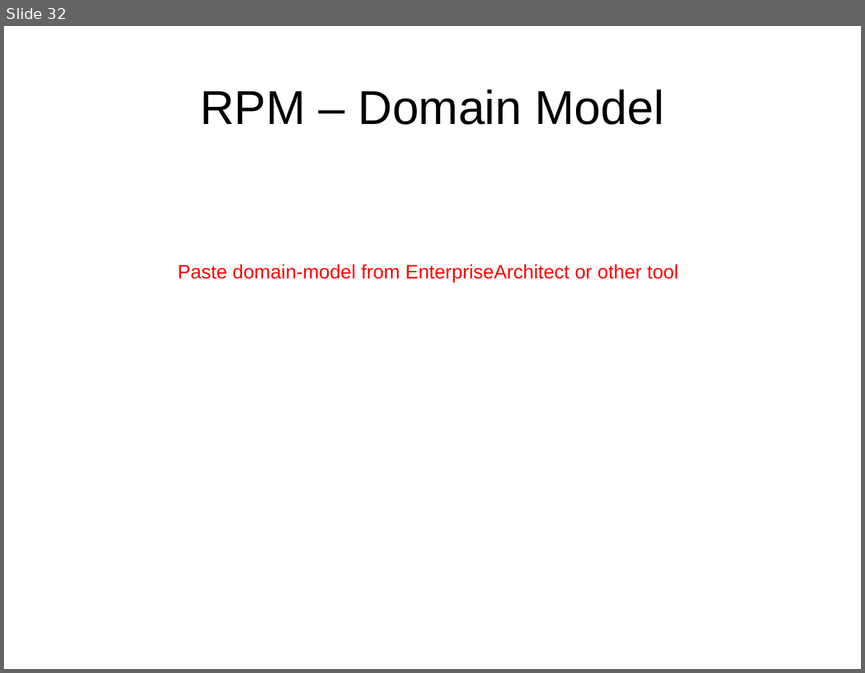
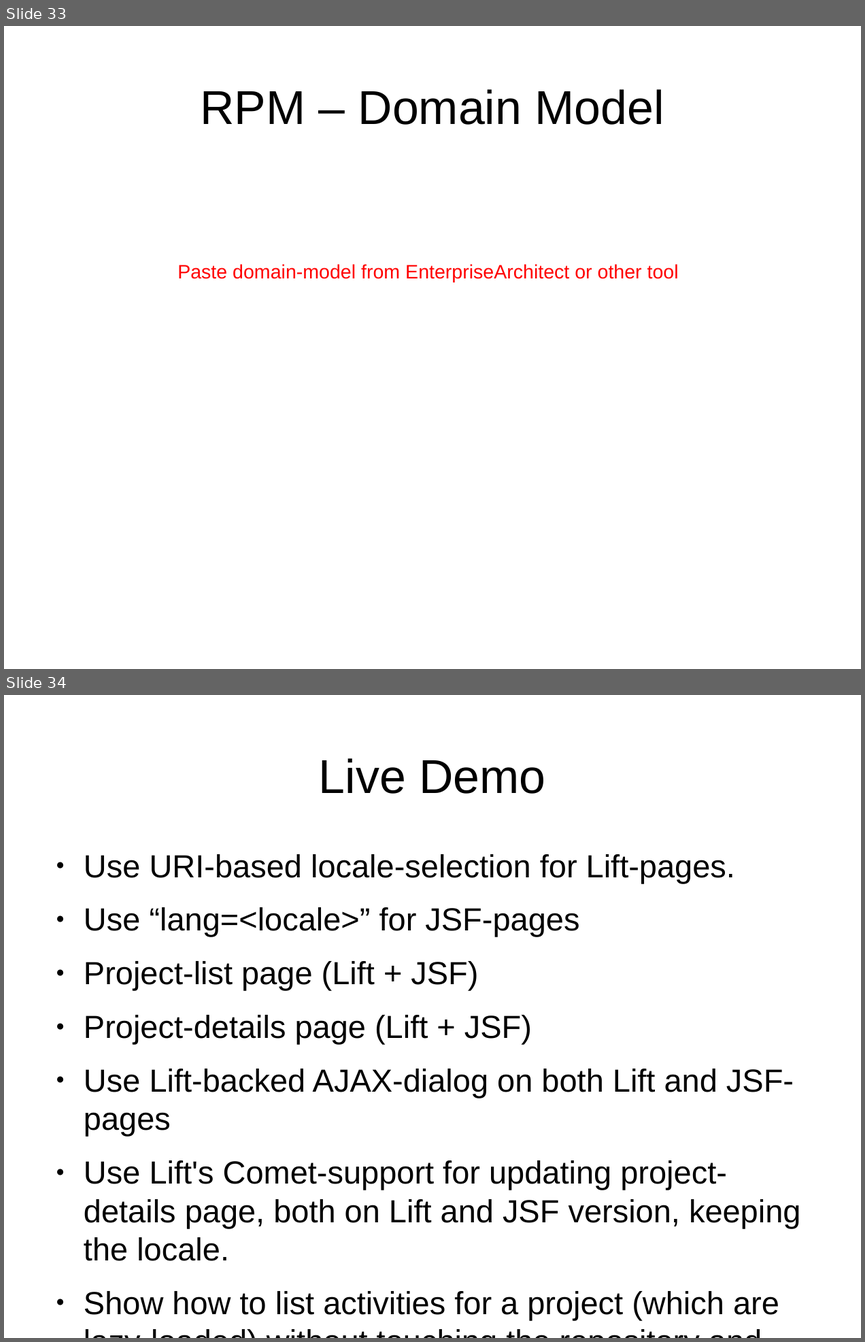
Before and after one commit to andreak/slol-2011, a slide deck: Scala-LiftOff-2011-lift-from-jee-perspective.odp. Shown one above the other, each under a label of ours: slide 32 before the commit, slides 33 and 34 after it. The pictures are 865x673 and 865x1342 pixels, drawn with LibreOffice and Linux fonts; fonts in the diff are those of the drawing. Boxes give left, top, right and bottom in pixels: in the first picture for what was removed or moved away, otherwise in the second. Text is boxed around its words. In the diff, an @@ line names an element or a change of style, - is before the commit and + after.

Commit message:
Updated

```diff
--- a/Scala-LiftOff-2011-lift-from-jee-perspective.odp
+++ b/Scala-LiftOff-2011-lift-from-jee-perspective.odp
@@ slide 34 added at (4, 695, 861, 1338), background #FFFFFF @@
@@ title added at (319, 758, 545, 794), 44 pt, text #000000 @@
+Live Demo
@@ text added at (84, 854, 801, 1320), 29.6 pt, text #000000 @@
+● Use URI-based locale-selection for Lift-pages.
+● Use “lang=<locale>” for JSF-pages
+● Project-list page (Lift + JSF)
+● Project-details page (Lift + JSF)
+● Use Lift-backed AJAX-dialog on both Lift and JSF-pages
+● Use Lift's Comet-support for updating project-details page, both on Lift and JSF version, keeping the locale.
+● Show how to list activities for a project (which are lazy-loaded) without touching the repository and only navigating the model.
@@ what was slide 32 is now slide 33 @@
```
Also in this commit, not shown: 1 other slide added.
